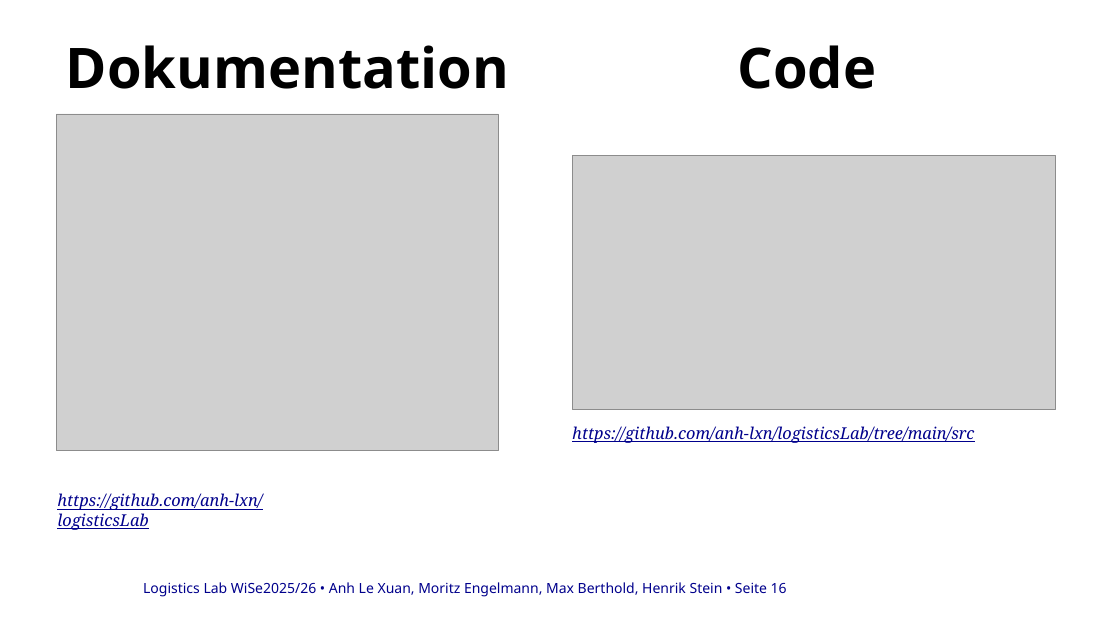
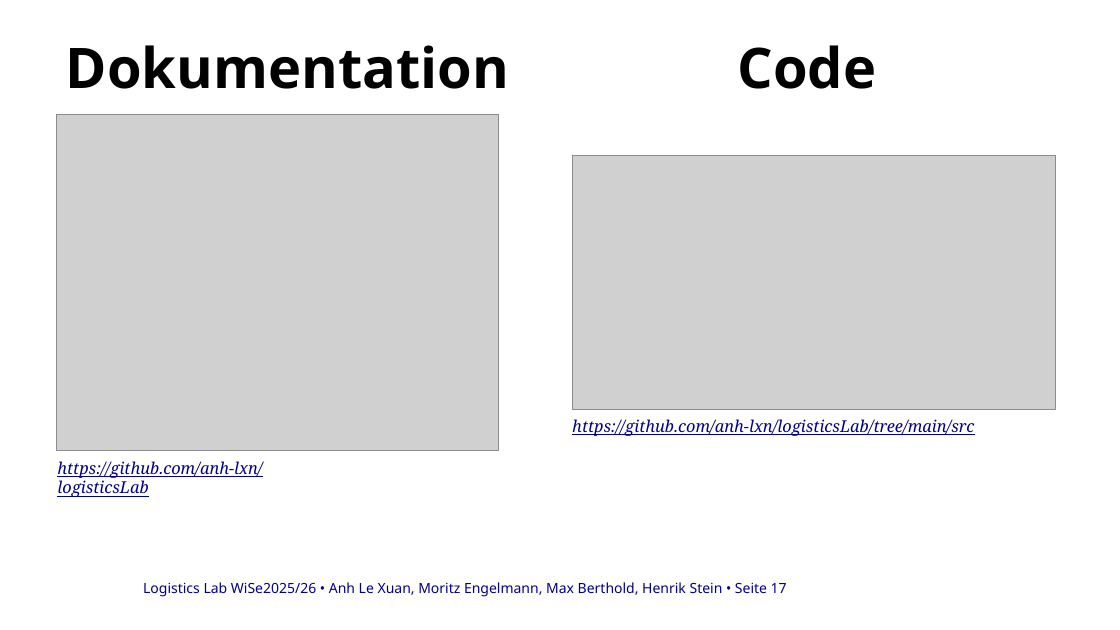
Before and after one commit to anh-lxn/logisticsLab, a slide deck: slide 17 of docs/PP-Zwischenbericht.pptx (slide 16 before the commit). Drawn at 1120x630 pixels with LibreOffice and Linux fonts; fonts in the diff are those of the drawing; grey boxes stand for pictures; background and template pictures are left out. Boxes give left, top, right and bottom in pixels: in the first picture for what was removed or moved away, otherwise in the second. Text is boxed around its words. In the diff, an @@ line names an element or a change of style, - is before the commit and + after.

```diff
--- a/docs/PP-Zwischenbericht.pptx
+++ b/docs/PP-Zwischenbericht.pptx
@@ text "https://github.com/anh-lxn/logisticsLab/tree/main/src" moved from (x1=572, y1=426, x2=974, y2=443) to (x1=572, y1=419, x2=974, y2=436) @@
@@ text "https://github.com/anh-lxn/logisticsLab" moved from (x1=57, y1=493, x2=262, y2=530) to (x1=57, y1=461, x2=262, y2=497) @@
@@ text at (x1=143, y1=582, x2=787, y2=597): text changed @@
-Logistics Lab WiSe2025/26 • Anh Le Xuan, Moritz Engelmann, Max Berthold, Henrik Stein • Seite 16
+Logistics Lab WiSe2025/26 • Anh Le Xuan, Moritz Engelmann, Max Berthold, Henrik Stein • Seite 17
```
Also in this commit, not shown: 1 other slide changed, 1 slide added, 25 other files.
